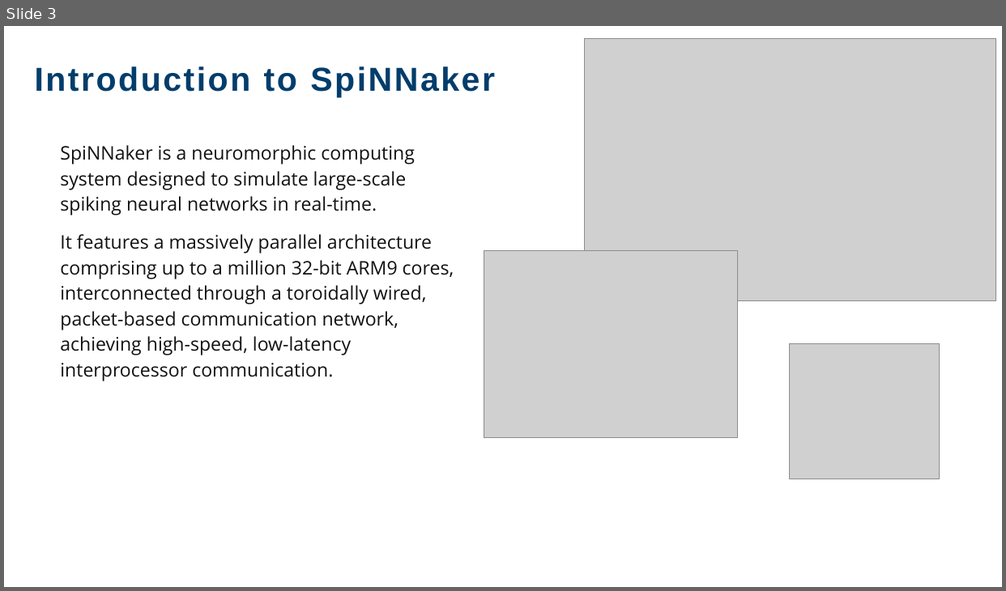
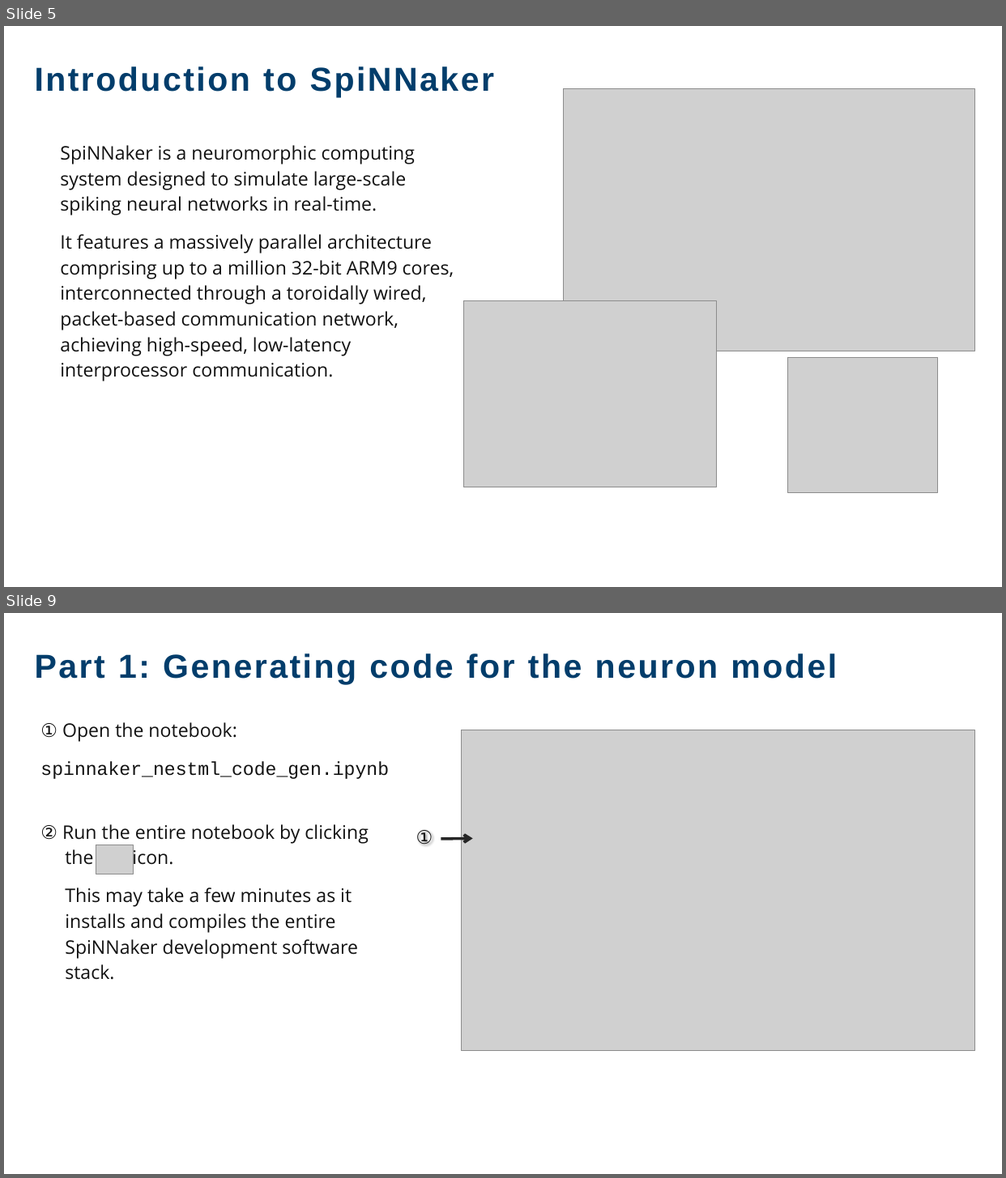
Before and after one commit to clinssen/ebrains-nestml-spinnaker, a slide deck: spinnaker-ebrains-at-NEST-Conference-2026.pptx. Shown one above the other, each under a label of ours: slide 3 before the commit, slides 5 and 9 after it; the slides between them are not shown. The pictures are 1006x591 and 1006x1178 pixels, drawn with LibreOffice and Linux fonts; fonts in the diff are those of the drawing; grey boxes stand for pictures; background and template pictures are left out. Boxes give left, top, right and bottom in pixels: in the first picture for what was removed or moved away, otherwise in the second. Text is boxed around its words. In the diff, an @@ line names an element or a change of style, - is before the commit and + after.

```diff
--- a/spinnaker-ebrains-at-NEST-Conference-2026.pptx
+++ b/spinnaker-ebrains-at-NEST-Conference-2026.pptx
@@ slide 9 added at (4,613,1002,1174), background #FFFFFF; not listed: 1 template element that a slide beside it also shows @@
@@ text added at (35,653,837,685), 32 pt, text #023D6B, bold @@
+Part 1: Generating code for the neuron model
@@ text added at (40,722,389,980), 18 pt, text #111111 @@
+① Open the notebook:
+spinnaker_nestml_code_gen.ipynb
+② Run the entire notebook by clicking
+the icon.
+This may take a few minutes as it
+installs and compiles the entire
+SpiNNaker development software
+stack.
@@ picture added at (462,730,975,1051) @@
@@ text added at (416,830,433,845), 18 pt, text #111111 @@
+①
@@ picture added at (96,845,133,874) @@
@@ arrow added from (441, 839) to (473, 838), #262626 2.75 pt @@
@@ what was slide 3 is now slide 5 @@
@@ slide 5 changed as well @@
@@ text "Introduction to SpiNNaker" at (35,66,494,98): letter spacing 2 to 1.9 pt @@
@@ picture: place and size @@
-picture at (584,39,996,301)
+picture at (563,89,975,351)
@@ picture: place and size @@
-picture at (484,250,738,437)
+picture at (463,301,717,488)
@@ picture: place and size @@
-picture at (790,344,940,479)
+picture at (788,357,938,493)
```
Also in this commit, not shown: 4 other slides changed, 6 other slides added, 1 slide removed, 2 other files.
